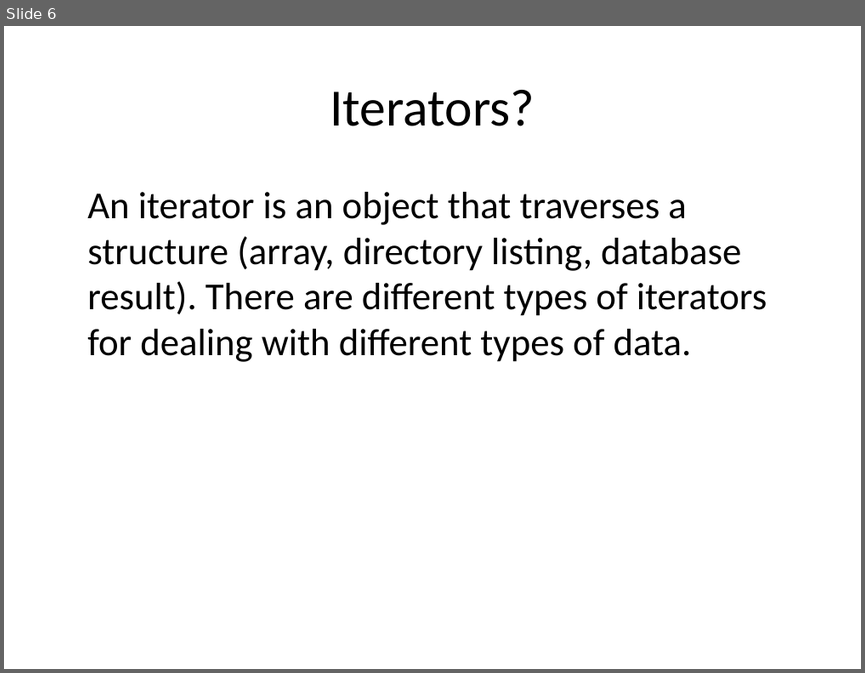
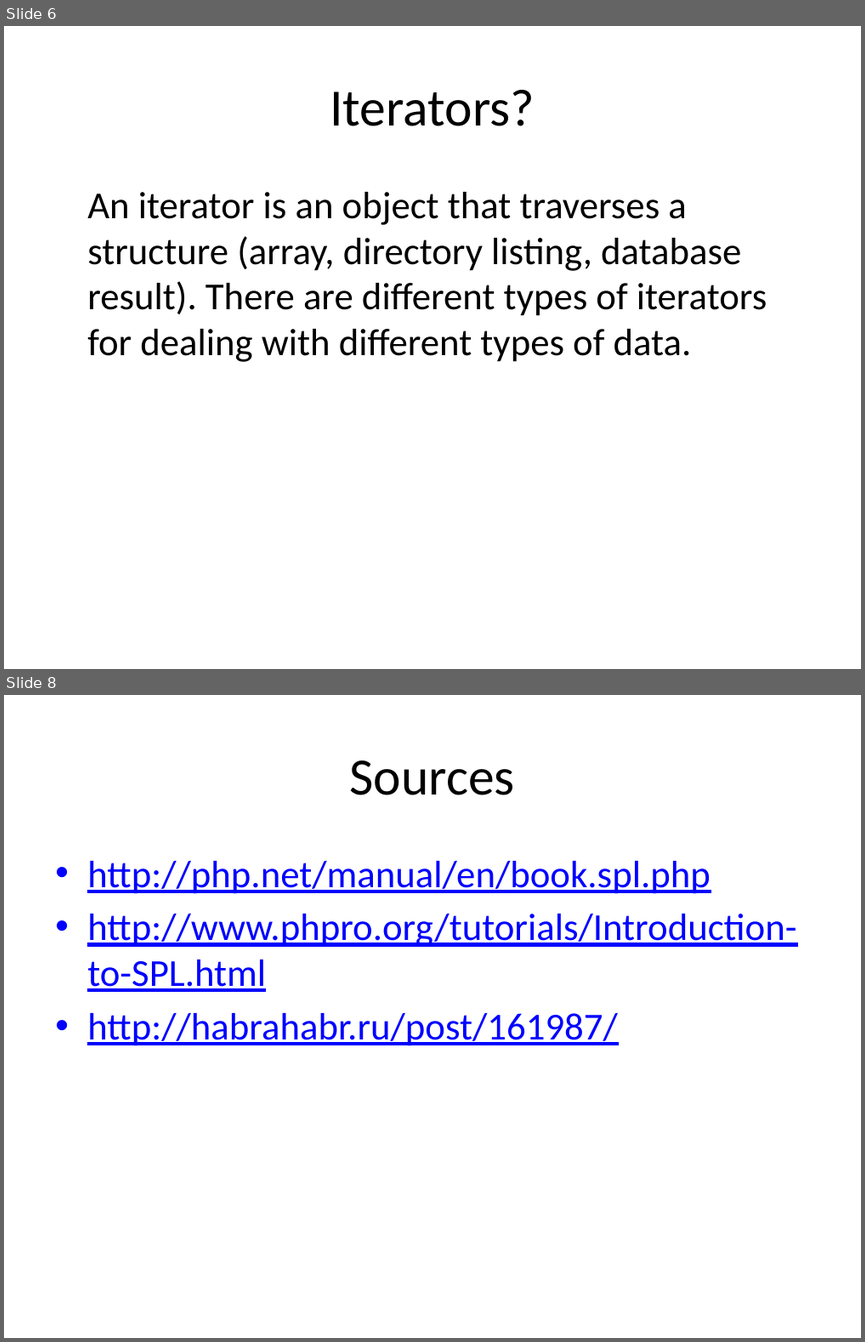
Before and after one commit to Kuprovskiy/SPL, a slide deck: Standard PHP Library.pptx. Shown one above the other, each under a label of ours: slide 6 before the commit, slides 6 and 8 after it; the slides between them are not shown. The pictures are 865x673 and 865x1342 pixels, drawn with LibreOffice and Linux fonts; fonts in the diff are those of the drawing. Boxes give left, top, right and bottom in pixels: in the first picture for what was removed or moved away, otherwise in the second. Text is boxed around its words. In the diff, an @@ line names an element or a change of style, - is before the commit and + after.

```diff
--- a/Standard PHP Library.pptx
+++ b/Standard PHP Library.pptx
@@ slide 8 added at <box>4,695,861,1338</box>, background #FFFFFF @@
@@ title added at <box>350,760,515,795</box>, 44 pt, text #000000 @@
+Sources
@@ text added at <box>87,861,796,1046</box>, 32 pt, text #0000FF, underline @@
+• http://php.net/manual/en/book.spl.php
+• http://www.phpro.org/tutorials/Introduction-to-SPL.html
+• http://habrahabr.ru/post/161987/
```
Also in this commit, not shown: 1 other slide added.
